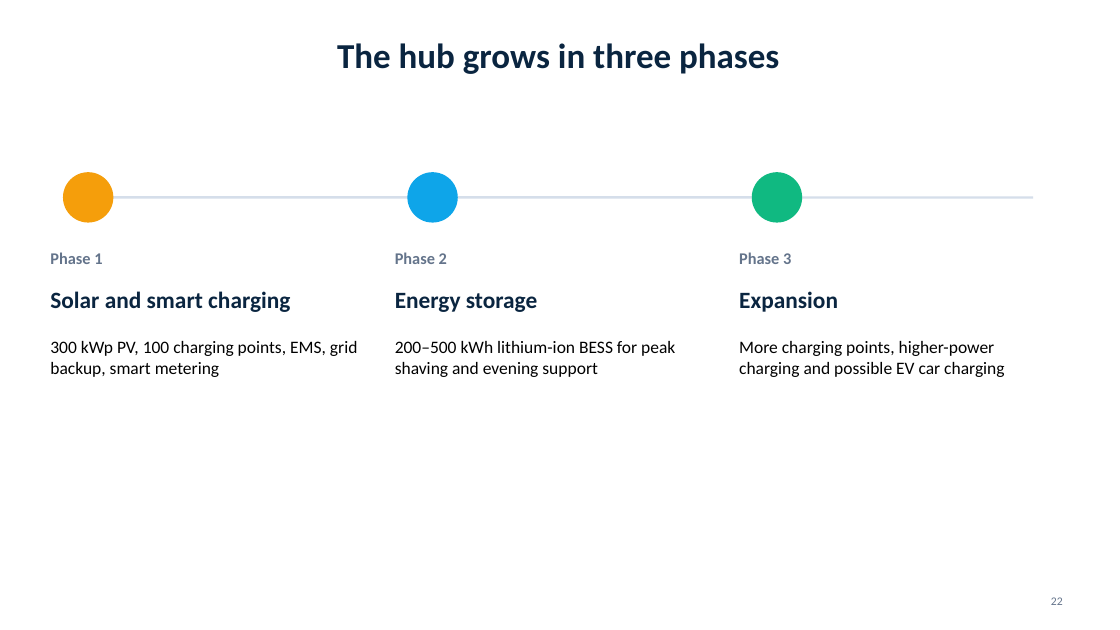
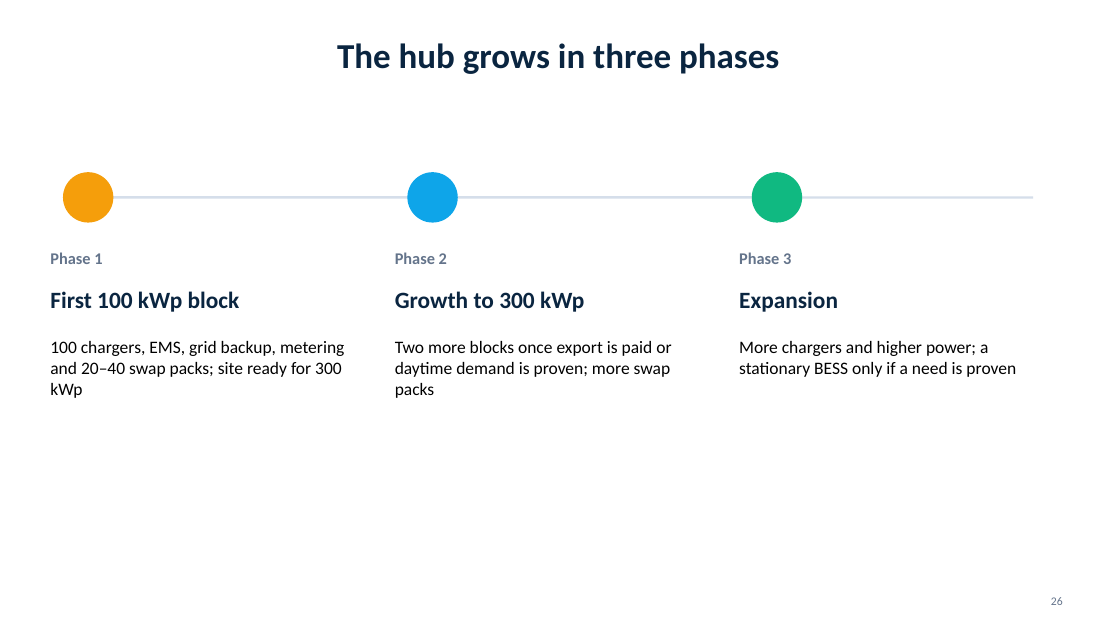
Before and after one commit to shariarmahir/Project-portfolio, a slide deck: slide 26 of public/downloads/presentation-solar-ev-blueprint.pptx (slide 22 before the commit). Drawn at 1120x630 pixels with LibreOffice and Linux fonts; fonts in the diff are those of the drawing; background and template pictures are left out. Boxes give left, top, right and bottom in pixels: in the first picture for what was removed or moved away, otherwise in the second. Text is boxed around its words. In the diff, an @@ line names an element or a change of style, - is before the commit and + after.

```diff
--- a/public/downloads/presentation-solar-ev-blueprint.pptx
+++ b/public/downloads/presentation-solar-ev-blueprint.pptx
@@ text at (x1=50, y1=291, x2=240, y2=312): text changed @@
-Solar and smart charging
+First 100 kWp block
@@ text at (x1=395, y1=291, x2=584, y2=312): text changed @@
-Energy storage
+Growth to 300 kWp
@@ text at (x1=50, y1=341, x2=344, y2=398): text changed @@
-300 kWp PV, 100 charging points, EMS, grid backup, smart metering
+100 chargers, EMS, grid backup, metering and 20–40 swap packs; site ready for 300 kWp
@@ text at (x1=395, y1=341, x2=671, y2=398): text changed @@
-200–500 kWh lithium-ion BESS for peak shaving and evening support
+Two more blocks once export is paid or daytime demand is proven; more swap packs
@@ text at (x1=739, y1=341, x2=1016, y2=377): text changed @@
-More charging points, higher-power charging and possible EV car charging
+More chargers and higher power; a stationary BESS only if a need is proven
@@ page number at (x1=1051, y1=597, x2=1063, y2=605): text changed @@
-22
+26
```
Also in this commit, not shown: 10 other slides changed, 4 slides added, 18 other files.
